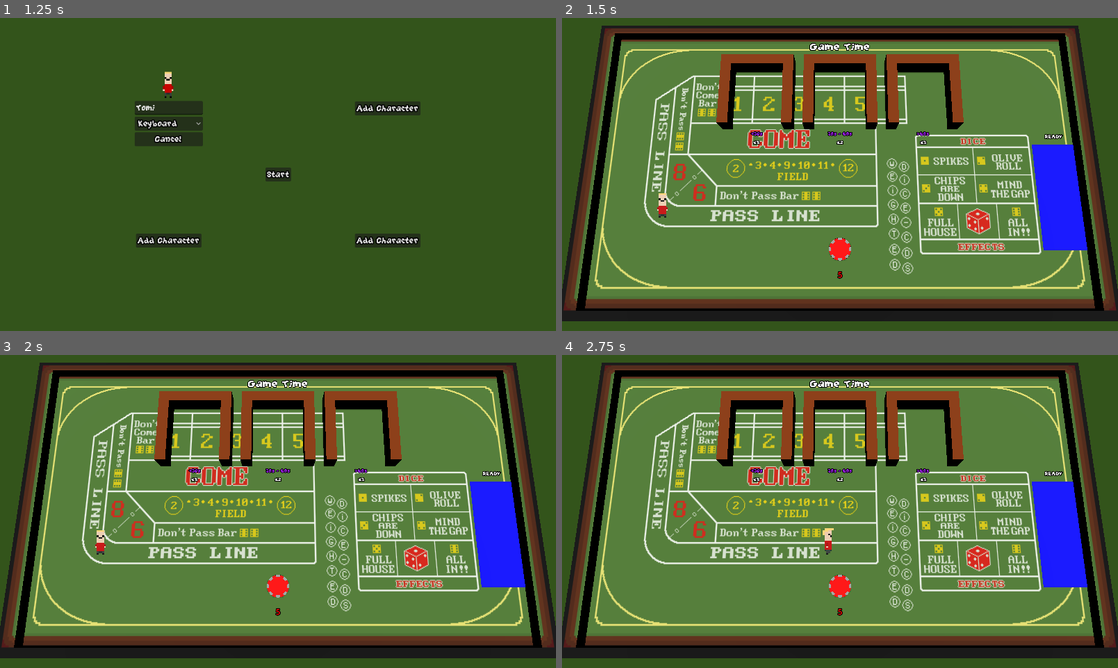
Above: before the commit, frames 1-4 (two rows, left to right).
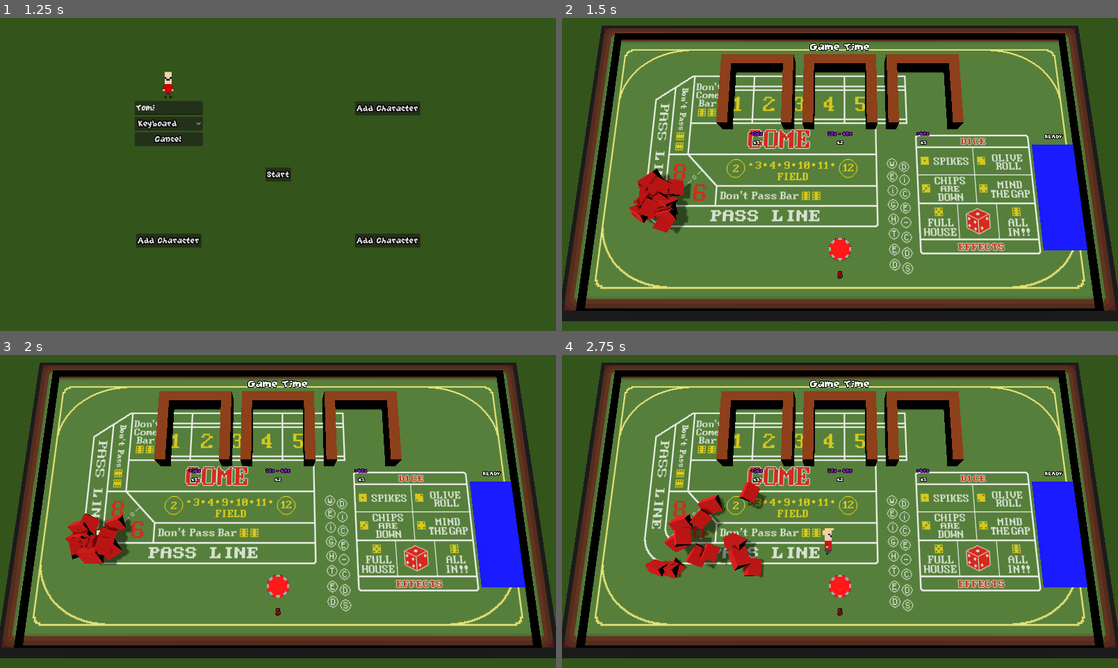
Above: after the commit, the same moments.

Repository: Laks0/weighted-dice-3d
Game: Godot game, scene res://Scenes/MainMenu/MainMenu.tscn
The game is run twice, just before and just after one commit, with the same random seed, the same clock (stepped at 60 frames per second) and the same inputs.
Inputs:
- Up to frame 1 (1.25 s): click "Vamo" at 0.5 s
- Up to frame 2 (1.5 s): click "Start" at 1.25 s
- Up to frame 3 (2 s): no input
- Up to frame 4 (2.75 s): tap Enter (grab_mouse) at 2 s; hold D (move_right_kb) from 2.03 s (still down); tap Alt (grab_kb2) at 2.1 s

Frame 1 is identical in both runs. In frame 2, 1.5% of the frame differs, in the area x 12-24%, y 48-69%; in frame 3, 1.4%; in frame 4, 2.7%, in the area x 15-37%, y 40-72%.

Commit message:
Partículas de muerte de monigotes

Diff:
--- a/Classes/Die/Die.tscn
+++ b/Classes/Die/Die.tscn
@@ -59,7 +59,6 @@
 material = SubResource("StandardMaterial3D_bmhk7")
 
 [node name="Die" type="RigidBody3D"]
-transform = Transform3D(1, 0, 0, 0, 1, 0, 0, 0, 1, 0, 0, 0)
 collision_layer = 4
 collision_mask = 4
 mass = 10.0
@@ -90,11 +89,7 @@
 [node name="RandomAttack" type="Node" parent="StateMachine"]
 script = ExtResource("4_m8stm")
 randomized = true
-priorities = {
-"Bursts": 1,
-"Jumps": 1,
-"PickRandom": 1
-}
+priorities = {}
 disabled = false
 debug_mode = false
 target_path = NodePath("")
--- /dev/null
+++ b/Classes/Monigotes/DeathParticle.tres
@@ -0,0 +1,6 @@
+[gd_resource type="PrismMesh" load_steps=2 format=3 uid="uid://ju22yih214mi"]
+
+[sub_resource type="StandardMaterial3D" id="StandardMaterial3D_4tmnv"]
+
+[resource]
+material = SubResource("StandardMaterial3D_4tmnv")
--- /dev/null
+++ b/Classes/Monigotes/DeathParticles.gd
@@ -0,0 +1,7 @@
+extends GPUParticles3D
+
+@export var mesh : PrismMesh
+
+func _ready():
+	draw_pass_1 = mesh.duplicate(true)
+	draw_pass_1.material.albedo_color = get_parent().player.color
--- a/Classes/Monigotes/Monigote.gd
+++ b/Classes/Monigotes/Monigote.gd
@@ -149,7 +149,11 @@
 
 func die():
 	emit_signal("died")
-	queue_free()
+
+	$AnimatedSprite.visible = false
+	$DeathParticles.emitting = true
+
+	$DeathParticles.connect("finished", queue_free)
 
 func stun():
 	if !$StunCooldown.is_stopped():
--- a/Classes/Monigotes/Monigote.tscn
+++ b/Classes/Monigotes/Monigote.tscn
@@ -1,12 +1,14 @@
-[gd_scene load_steps=9 format=3 uid="uid://tvx16p1qmmjc"]
+[gd_scene load_steps=12 format=3 uid="uid://tvx16p1qmmjc"]
 
 [ext_resource type="Script" path="res://Classes/Monigotes/Monigote.gd" id="1_kvmu2"]
 [ext_resource type="SpriteFrames" uid="uid://bw6etl8g70clq" path="res://Autoload/MonigoteSkins/RedFrames.tres" id="2_u2bhy"]
 [ext_resource type="SpriteFrames" uid="uid://bpol0b7jqb23h" path="res://Autoload/MonigoteSkins/BlueFrames.tres" id="3_0bwyl"]
 [ext_resource type="SpriteFrames" uid="uid://b11arb6b3rmrh" path="res://Autoload/MonigoteSkins/GreenFrames.tres" id="4_60ab0"]
 [ext_resource type="SpriteFrames" uid="uid://chjguk5lutn5h" path="res://Autoload/MonigoteSkins/YellowFrames.tres" id="5_7qj1l"]
+[ext_resource type="Script" path="res://Classes/Monigotes/DeathParticles.gd" id="6_f2n3y"]
+[ext_resource type="PrismMesh" uid="uid://ju22yih214mi" path="res://Classes/Monigotes/DeathParticle.tres" id="6_jppmt"]
 
-[sub_resource type="SpriteFrames" id="SpriteFrames_2si7b"]
+[sub_resource type="SpriteFrames" id="SpriteFrames_fwvu5"]
 
 [sub_resource type="CapsuleShape3D" id="CapsuleShape3D_q1xu7"]
 radius = 0.094
@@ -14,6 +16,19 @@
 
 [sub_resource type="CylinderShape3D" id="CylinderShape3D_scrbw"]
 radius = 0.629883
+
+[sub_resource type="ParticleProcessMaterial" id="ParticleProcessMaterial_7joh5"]
+particle_flag_rotate_y = true
+angle_min = -93.5
+angle_max = 187.0
+direction = Vector3(0, 1, 0)
+initial_velocity_min = 3.0
+initial_velocity_max = 5.0
+scale_min = 0.3
+scale_max = 0.4
+collision_mode = 1
+collision_friction = 0.0
+collision_bounce = 0.13
 
 [node name="Monigote" type="CharacterBody3D" groups=["Monigotes"]]
 collision_mask = 7
@@ -55,4 +70,14 @@
 [node name="CollisionShape3D" type="CollisionShape3D" parent="GrabArea"]
 shape = SubResource("CylinderShape3D_scrbw")
 
+[node name="DeathParticles" type="GPUParticles3D" parent="."]
+amount = 15
+lifetime = 0.5
+explosiveness = 1.0
+visibility_aabb = AABB(-1.00047, -0.858382, -0.988018, 2.00094, 1.71676, 1.97604)
+process_material = SubResource("ParticleProcessMaterial_7joh5")
+draw_pass_1 = ExtResource("6_jppmt")
+script = ExtResource("6_f2n3y")
+mesh = ExtResource("6_jppmt")
+
 [connection signal="timeout" from="StunCooldown" to="." method="_on_stun_cooldown_timeout"]
Not shown: 1 places in Classes/Monigotes/Monigote.tscn that only renumber resources
